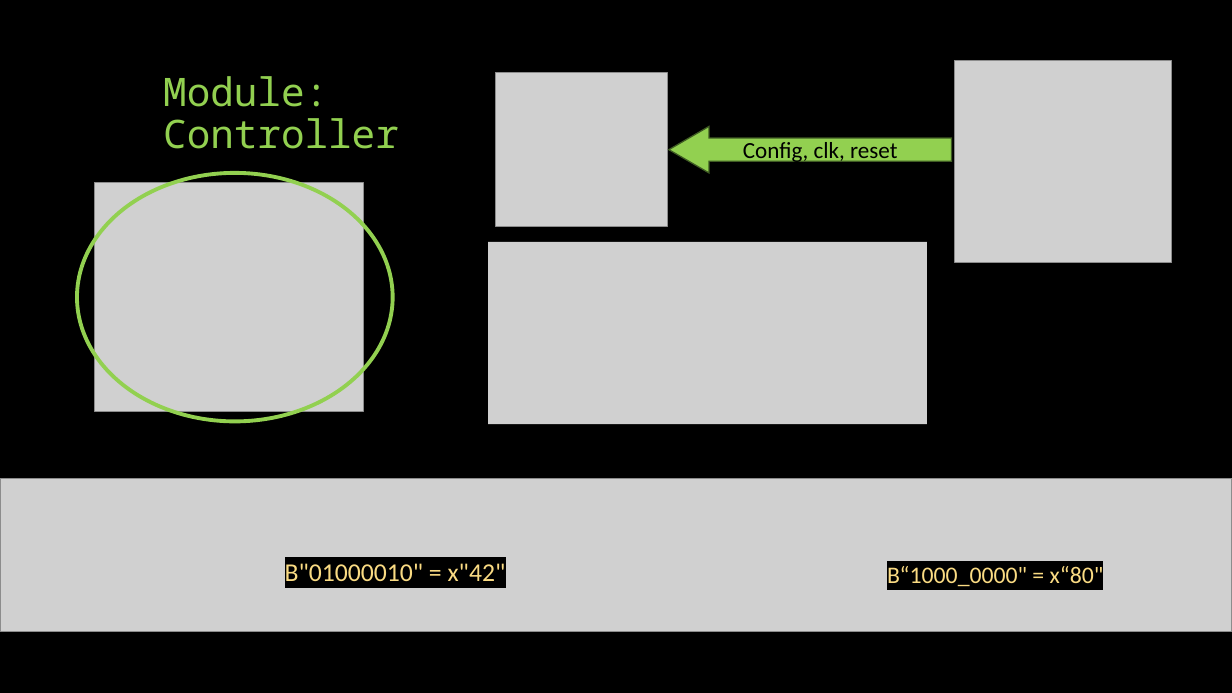
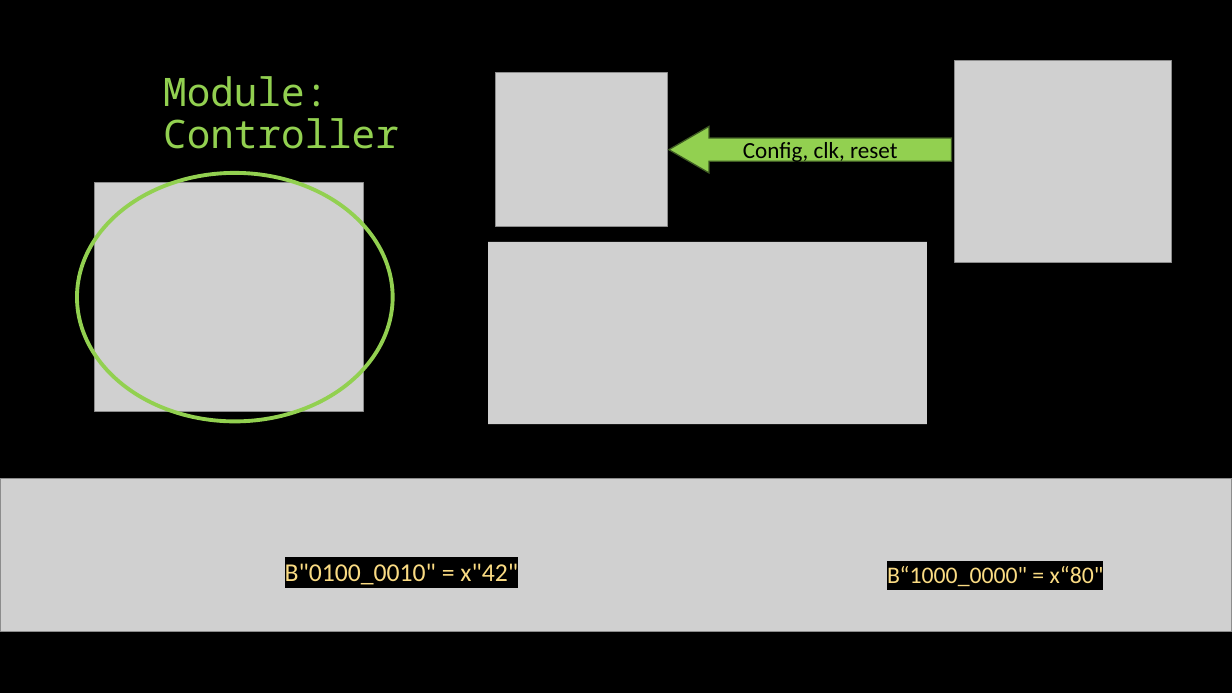
Before and after one commit to idowein/FPGA-image-interpolator, a slide deck: slide 9 of datasheets/Digital Zoom presentation.pptx (slide 10 before the commit). Drawn at 1232x693 pixels with LibreOffice and Linux fonts; fonts in the diff are those of the drawing; grey boxes stand for pictures. Boxes give left, top, right and bottom in pixels: in the first picture for what was removed or moved away, otherwise in the second. Text is boxed around its words. In the diff, an @@ line names an element or a change of style, - is before the commit and + after.

```diff
--- a/datasheets/Digital Zoom presentation.pptx
+++ b/datasheets/Digital Zoom presentation.pptx
@@ text at <box>285,563,518,585</box>: text changed @@
-B"01000010" = x"42"
+B"0100_0010" = x"42"
```
Also in this commit, not shown: 17 other slides changed, 2 slides added, 6 slides removed, 2 other files.
